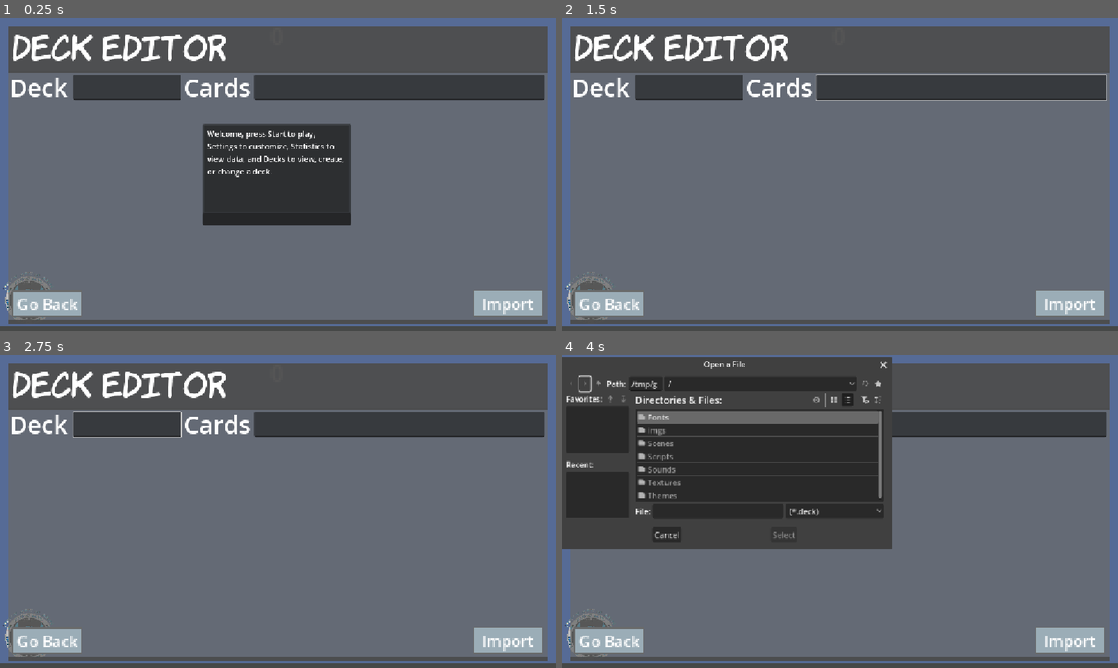
Above: before the commit, frames 1-4 (two rows, left to right).
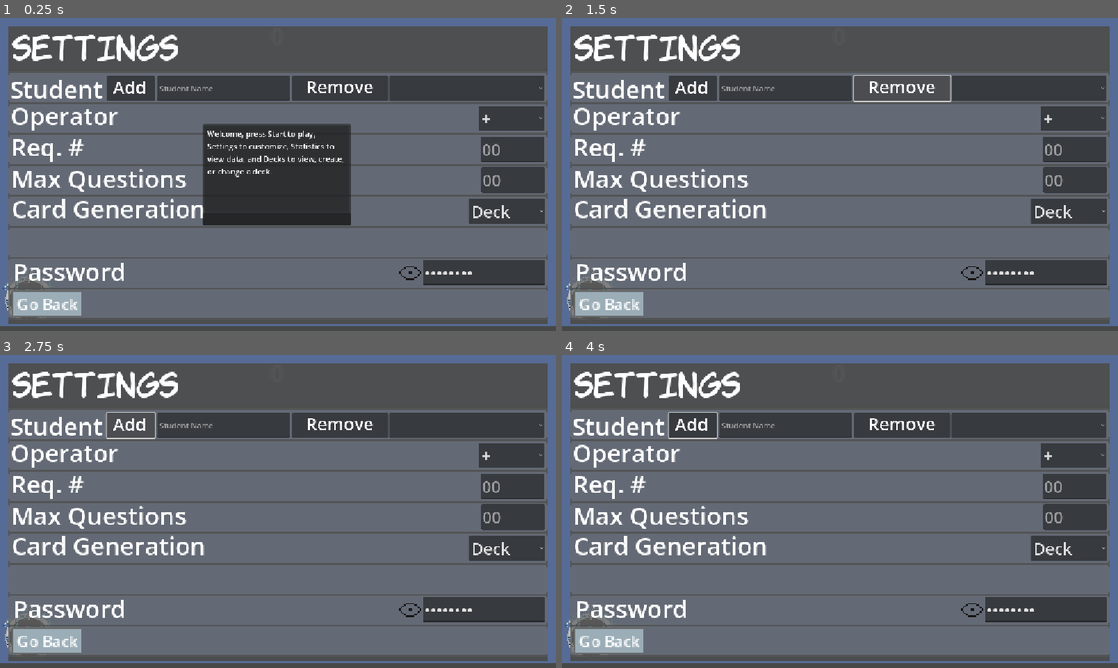
Above: after the commit, the same moments.

Repository: 255-Ping/Flashcards
Game: Godot game, scene res://Scenes/flash_card_control.tscn
Same seed, same stepped clock (60 frames per second), same inputs: the game is played once before the commit and once after it.
Inputs (mouse positions are in pixels of both pictures, inside the frame that each line leads up to):
- Up to frame 1 (0.25 s): no input
- Up to frame 2 (1.5 s): click (840, 218) at 0.5 s; click (901, 89) at 1.25 s, where only the run after the commit has a clickable "Remove"
- Up to frame 3 (2.75 s): click (133, 426) at 2 s, where only the run after the commit has a clickable "Add"
- Up to frame 4 (4 s): click (1067, 639) at 2.75 s, where only the run before the commit has a clickable "Import"; click (584, 383) at 3.52 s

The runs differ from the first frame. In frame 1, 18% of the frame differs, in the area x 1-99%, y 5-97%; in frame 2, 18%; in frame 3, 18%; in frame 4, 39%, in the area x 0-99%, y 0-97%.

Commit message:
Added ability to add/remove student names and optimized settings visuals

Diff:
--- a/Scenes/flash_card_control.tscn
+++ b/Scenes/flash_card_control.tscn
@@ -332,7 +332,6 @@
 text = "Seq Edit"
 
 [node name="Settings" type="Control" parent="."]
-visible = false
 z_index = 1000
 anchors_preset = 0
 offset_right = 40.0
@@ -510,6 +509,48 @@
 offset_bottom = 21.714241
 scale = Vector2(4, 4)
 texture_normal = ExtResource("12_fiqhk")
+
+[node name="RemoveStudentButton" type="Button" parent="Settings"]
+layout_mode = 0
+offset_left = 605.0
+offset_top = 120.0
+offset_right = 805.0
+offset_bottom = 172.0
+
+[node name="RemoveStudentLabel" type="Label" parent="Settings/RemoveStudentButton"]
+layout_mode = 0
+offset_left = 29.0
+offset_top = -3.0
+offset_right = 277.0
+offset_bottom = 85.0
+scale = Vector2(0.75, 0.75)
+theme_override_font_sizes/font_size = 48
+text = "Remove"
+
+[node name="AddStudentButton" type="Button" parent="Settings"]
+layout_mode = 0
+offset_left = 221.0
+offset_top = 120.0
+offset_right = 321.0
+offset_bottom = 172.0
+
+[node name="AddStudentLabel" type="Label" parent="Settings/AddStudentButton"]
+layout_mode = 0
+offset_left = 13.0
+offset_top = -2.0
+offset_right = 261.0
+offset_bottom = 86.0
+scale = Vector2(0.75, 0.75)
+theme_override_font_sizes/font_size = 48
+text = "Add"
+
+[node name="StudentNameToAdd" type="LineEdit" parent="Settings"]
+layout_mode = 0
+offset_left = 326.0
+offset_top = 120.0
+offset_right = 601.0
+offset_bottom = 172.0
+placeholder_text = "Student Name"
 
 [node name="Statistics" type="Control" parent="."]
 visible = false
@@ -664,6 +705,7 @@
 tooltip_text = "Filter for Failures"
 
 [node name="DeckEditor" type="Control" parent="."]
+visible = false
 anchors_preset = 0
 offset_right = 40.0
 offset_bottom = 40.0
@@ -816,6 +858,10 @@
 [connection signal="item_selected" from="Settings/Student" to="." method="_on_student_item_selected"]
 [connection signal="text_submitted" from="Settings/Password" to="." method="_on_password_text_submitted"]
 [connection signal="pressed" from="Settings/Password/PasswordVisionButton" to="." method="_on_password_vision_button_pressed"]
+[connection signal="pressed" from="Settings/RemoveStudentButton" to="." method="_on_remove_student_button_pressed"]
+[connection signal="pressed" from="Settings/AddStudentButton" to="." method="_on_add_student_button_pressed"]
+[connection signal="text_changed" from="Settings/StudentNameToAdd" to="." method="_on_student_name_to_add_text_changed"]
+[connection signal="text_submitted" from="Settings/StudentNameToAdd" to="." method="_on_student_name_to_add_text_submitted"]
 [connection signal="item_selected" from="Statistics/StudentStatistics" to="." method="_on_student_statistics_item_selected"]
 [connection signal="pressed" from="Statistics/GoBackButton" to="." method="_on_go_back_button_pressed"]
 [connection signal="item_selected" from="Statistics/Filter" to="." method="_on_filter_item_selected"]
--- a/Scripts/flash_cards.gd
+++ b/Scripts/flash_cards.gd
@@ -57,6 +57,8 @@
 var allow_divided_by_1: bool
 var required_number: String
 var style: String
+
+var student_to_add: String
 
 #DeckManager Node Variables
 @onready var deck_entry = preload("res://Scenes/deck.tscn")
@@ -142,11 +144,7 @@
 		student_list.append(loaded[str(i + 1)])
 
 #Update student list visuals
-	for s in student_list:
-		$Statistics/StudentStatistics.add_item(s)
-		$Settings/Student.add_item(s)
-	$Statistics/StudentStatistics.select(-1)
-	$Settings/Student.select(-1)
+	update_student_list_visuals(student_list)
 
 #Settings Defaults
 	operator = "+"
@@ -474,7 +472,40 @@
 
 func _on_student_item_selected(index: int) -> void:
 	student_name = student_list[index]
-	var loaded = save.load_json(student_name + ".json")
+	update_settings_from_data(student_name)
+
+func _on_remove_student_button_pressed() -> void:
+	student_list.erase(student_name)
+	student_name = ""
+	update_student_list_visuals(student_list)
+
+func _on_student_name_to_add_text_changed(new_text: String) -> void:
+	student_to_add = new_text
+
+func _on_student_name_to_add_text_submitted(new_text: String) -> void:
+	student_list.append(new_text)
+	update_student_list_visuals(student_list)
+	$Settings/StudentNameToAdd.text = ""
+
+func _on_add_student_button_pressed() -> void:
+	student_list.append($Settings/StudentNameToAdd.text)
+	update_student_list_visuals(student_list)
+	$Settings/StudentNameToAdd.text = ""
+
+#------------------------------
+#UPDATE SETTINGS/STUDENT_LIST VISUALS
+#------------------------------
+
+func update_student_list_visuals(new_student_list):
+	$Settings/Student.clear()
+	for s in new_student_list:
+		$Statistics/StudentStatistics.add_item(s)
+		$Settings/Student.add_item(s)
+	$Statistics/StudentStatistics.select(-1)
+	$Settings/Student.select(-1)
+
+func update_settings_from_data(new_student_name: String):
+	var loaded = save.load_json(new_student_name + ".json")
 	print(loaded)
 	if loaded:
 		if int(loaded["Max Questions"]):
--- a/Scripts/round_manager.gd
+++ b/Scripts/round_manager.gd
@@ -56,6 +56,8 @@
 			new_rounds_completed = loaded["Rounds Completed"] + 1
 	else:
 		new_rounds_completed += 1
+
+func save_student_data(loaded, new_rounds_completed):
 	var data = {
 		"Name": main.student_name,
 		"Operator": main.operator,
